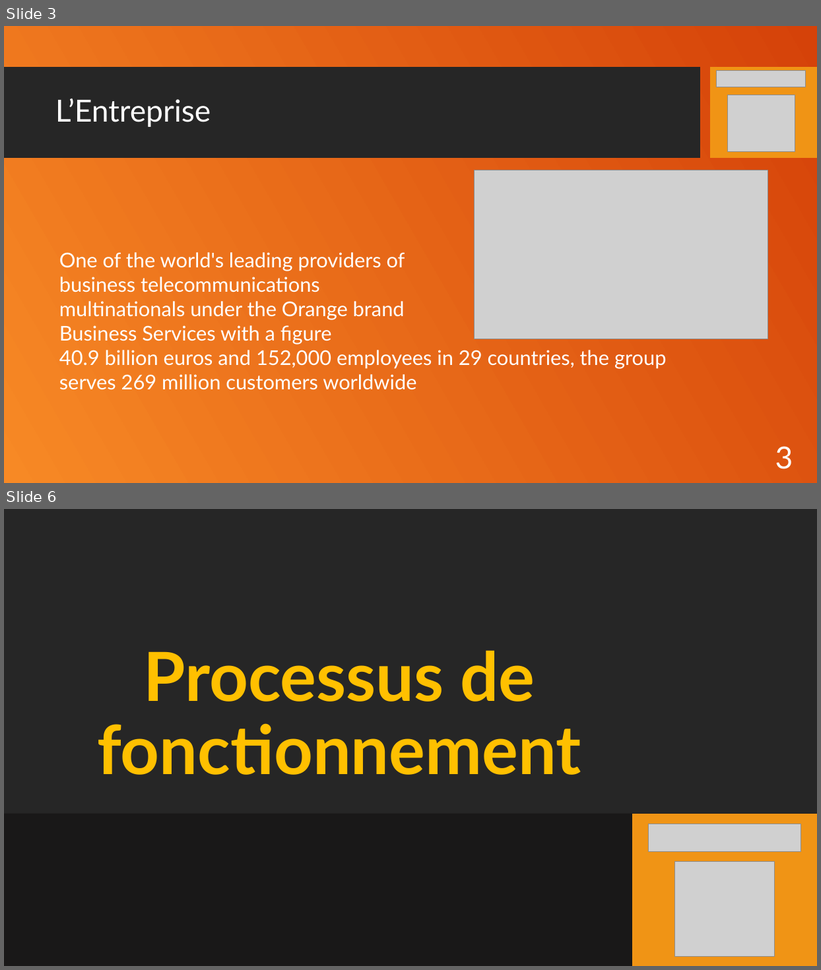
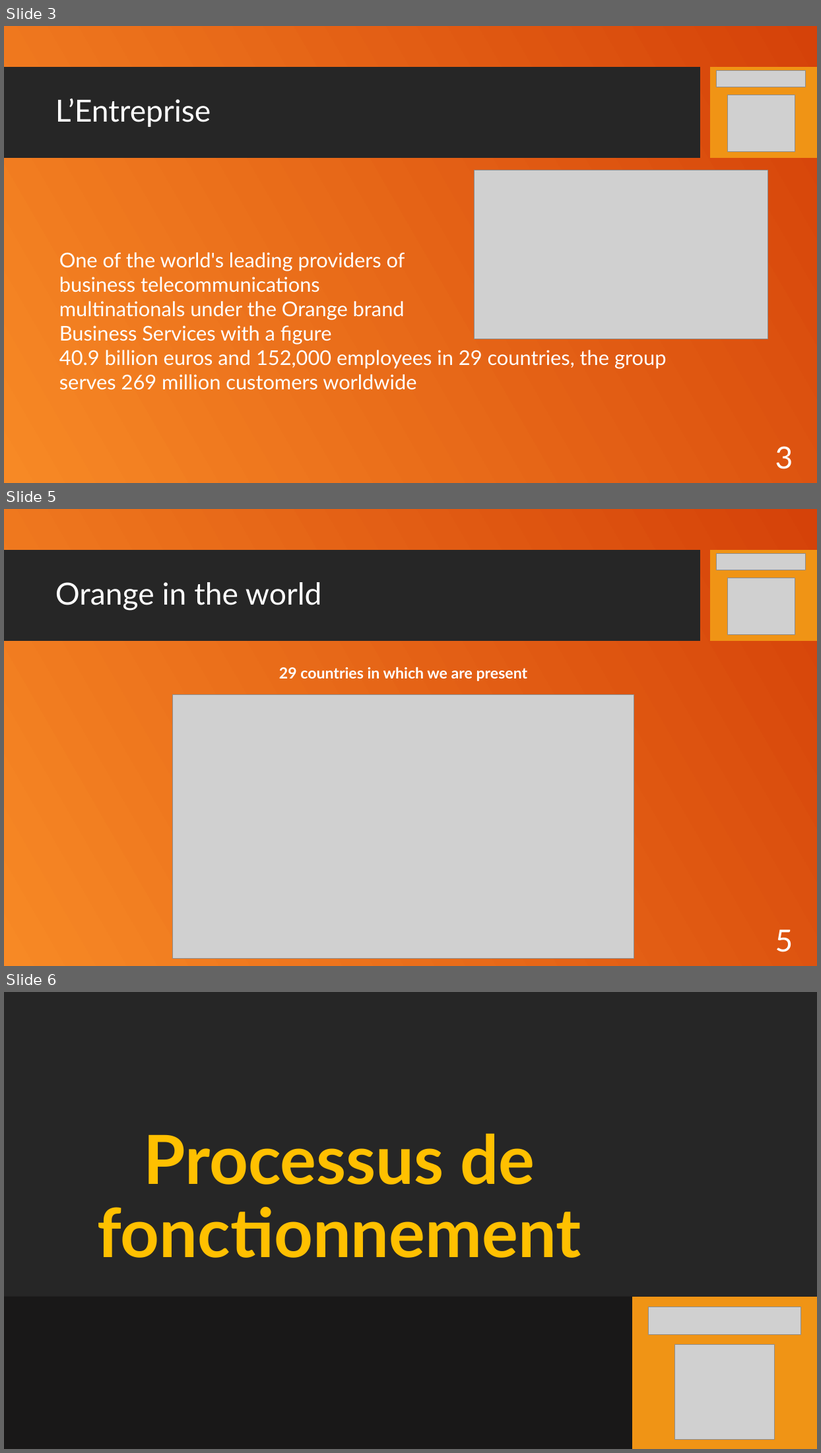
Before and after one commit to RaimonDylan/cnam, a slide deck: Rapport d'activité/ppt_Orange_en.odp. Shown one above the other, each under a label of ours: slides 3 and 6 before the commit, slides 3, 5 and 6 after it; the slides between them are not shown. The pictures are 821x970 and 821x1453 pixels, drawn with LibreOffice and Linux fonts; fonts in the diff are those of the drawing; grey boxes stand for pictures; background and template pictures are left out. Boxes give left, top, right and bottom in pixels: in the first picture for what was removed or moved away, otherwise in the second. Text is boxed around its words. In the diff, an @@ line names an element or a change of style, - is before the commit and + after.

```diff
--- a/Rapport d'activité/ppt_Orange_en.odp
+++ b/Rapport d'activité/ppt_Orange_en.odp
@@ slide 5 added at [4,509,817,966], background picture (left out); not listed: 2 template elements that a slide beside it also shows @@
@@ picture added at [717,553,806,570] @@
@@ title added at [55,582,322,611], 36 pt, text #FFFFFF @@
+Orange in the world
@@ picture added at [727,578,795,635] @@
@@ text added at [279,667,528,681], 18 pt, text #FFFFFF, bold @@
+29 countries in which we are present
@@ picture added at [173,694,634,958] @@
@@ page number added at [776,930,793,953], 36 pt, text #FFFFFF @@
+5
```
Also in this commit, not shown: 1 slide changed, 1 slide removed, 3 other files.
